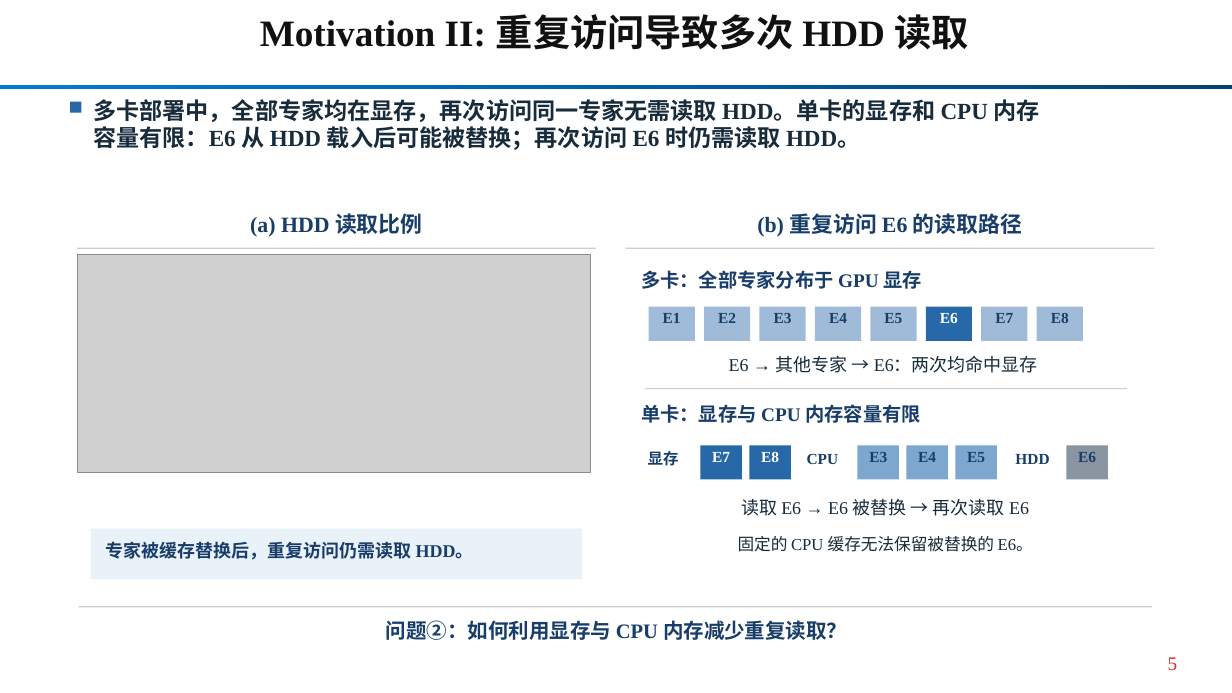
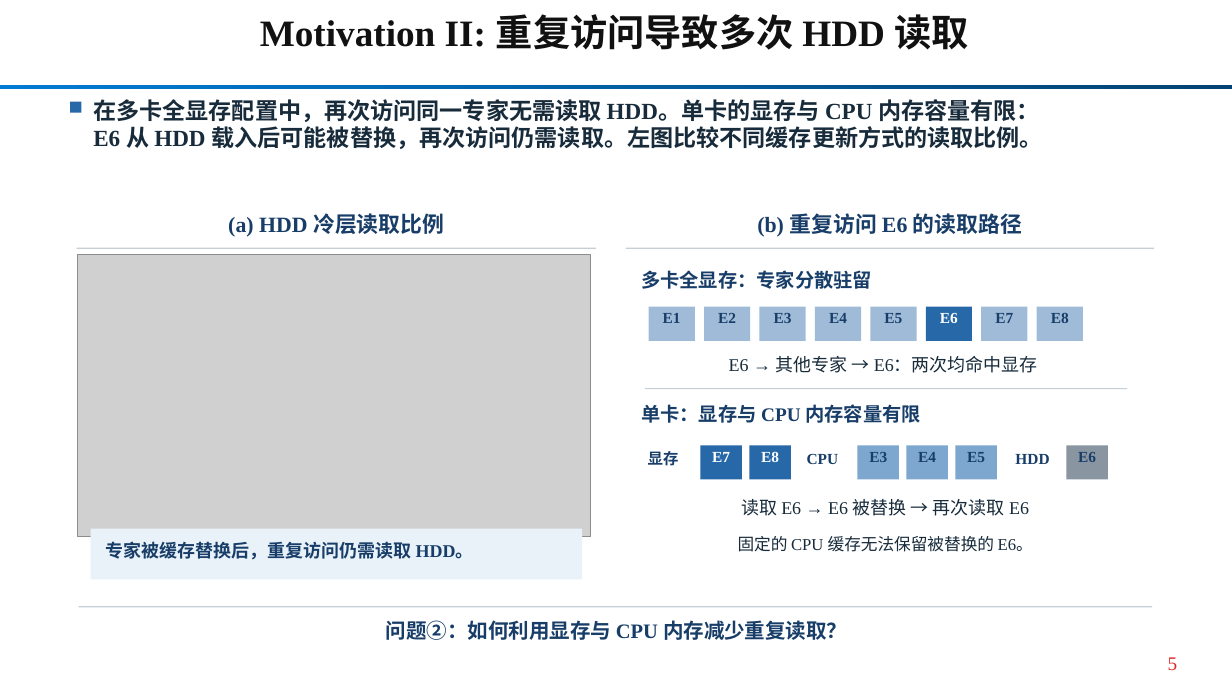
Before and after one commit to Kirihara-Yun/mecc_package, a slide deck: slide 5 of mecc_package/paper/current/MECC_HPCA_current.pptx. Drawn at 1232x693 pixels with LibreOffice and Linux fonts; fonts in the diff are those of the drawing; grey boxes stand for pictures. Boxes give left, top, right and bottom in pixels: in the first picture for what was removed or moved away, otherwise in the second. Text is boxed around its words. In the diff, an @@ line names an element or a change of style, - is before the commit and + after.

```diff
--- a/mecc_package/paper/current/MECC_HPCA_current.pptx
+++ b/mecc_package/paper/current/MECC_HPCA_current.pptx
@@ text at box(93, 99, 1043, 149): text changed @@
-多卡部署中，全部专家均在显存，再次访问同一专家无需读取 HDD。单卡的显存和 CPU 内存
-容量有限：E6 从 HDD 载入后可能被替换；再次访问 E6 时仍需读取 HDD。
+在多卡全显存配置中，再次访问同一专家无需读取 HDD。单卡的显存与 CPU 内存容量有限：
+E6 从 HDD 载入后可能被替换，再次访问仍需读取。左图比较不同缓存更新方式的读取比例。
@@ text at box(228, 213, 444, 237): text changed @@
-(a) HDD 读取比例
+(a) HDD 冷层读取比例
@@ picture: place and size @@
-picture at box(78, 254, 591, 473)
+picture at box(78, 254, 591, 537)
@@ text at box(641, 270, 872, 289): text changed @@
-多卡：全部专家分布于 GPU 显存
+多卡全显存：专家分散驻留
```
Also in this commit, not shown: 4 other slides changed, 13 other files.
